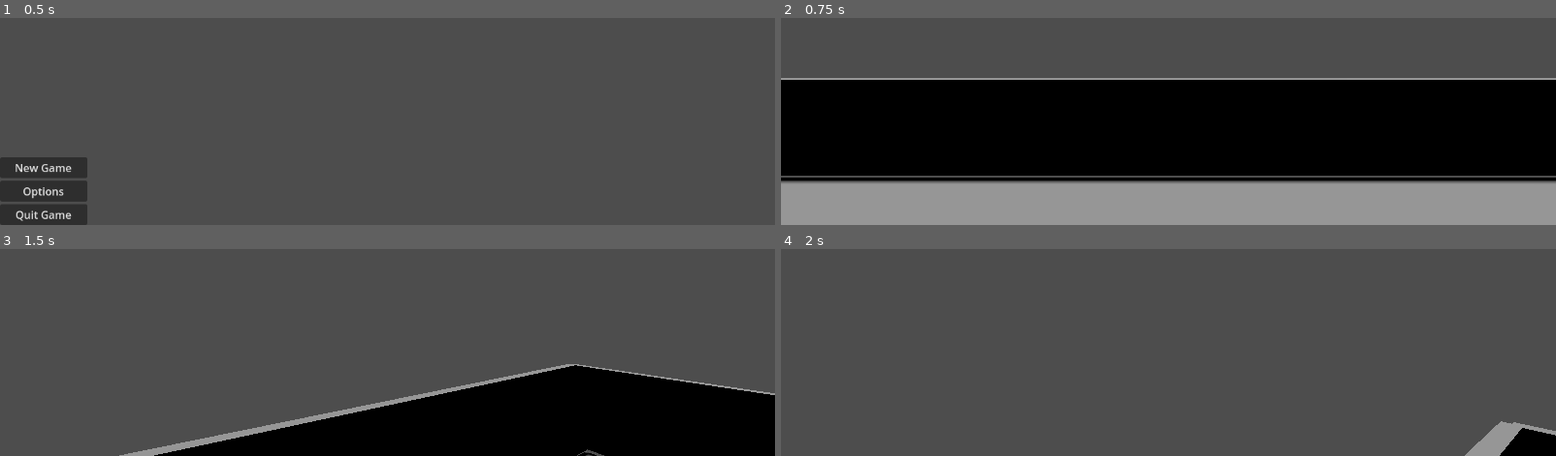
Above: before the commit, frames 1-4 (two rows, left to right).
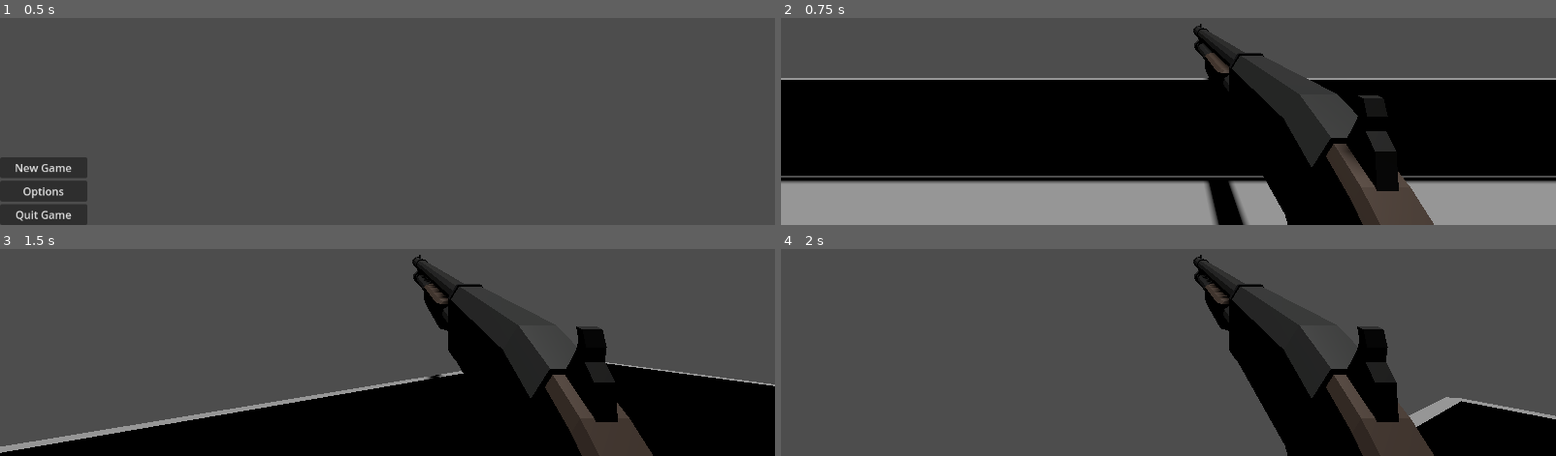
Above: after the commit, the same moments.

Repository: karlsminton/cleanup
Game: Godot game, scene res://Scenes/MainMenu.tscn
The game is run twice, just before and just after one commit, with the same random seed, the same clock (stepped at 60 frames per second) and the same inputs.
Inputs (mouse positions are in pixels of both pictures, inside the frame that each line leads up to):
- Up to frame 1 (0.5 s): no input
- Up to frame 2 (0.75 s): click "New Game" at 0.5 s
- Up to frame 3 (1.5 s): tap Enter at 1.25 s; move the mouse to (outside the picture) at 1.27 s; hold W from 1.28 s (still down)
- Up to frame 4 (2 s): keep holding W; tap Space at 1.52 s

Frame 1 is identical in both runs. In frame 2, 10% of the frame differs, in the area x 53-85%, y 2-100%; in frame 3, 17%, in the area x 0-100%, y 2-100%; in frame 4, 16%.

Commit message:
before move

Diff:
--- a/Scenes/player.tscn
+++ b/Scenes/player.tscn
@@ -1,9 +1,12 @@
-[gd_scene load_steps=4 format=3 uid="uid://dnr5de2w728nf"]
+[gd_scene load_steps=6 format=3 uid="uid://dnr5de2w728nf"]
 
 [ext_resource type="Script" uid="uid://b5k8guf6j34jc" path="res://Scripts/player.gd" id="1_cvnsp"]
 [ext_resource type="PackedScene" uid="uid://ce02302wpdjd7" path="res://assets/AnimatedBaseCharacter.glb" id="1_v0iea"]
+[ext_resource type="PackedScene" uid="uid://cngoyvqvroe3f" path="res://assets/Shotgun.glb" id="3_6t5aa"]
 
 [sub_resource type="CapsuleShape3D" id="CapsuleShape3D_cvnsp"]
+
+[sub_resource type="ArrayMesh" id="ArrayMesh_6t5aa"]
 
 [node name="Player" type="CharacterBody3D"]
 script = ExtResource("1_cvnsp")
@@ -17,5 +20,17 @@
 [node name="Character Model" parent="Node3D" instance=ExtResource("1_v0iea")]
 visible = false
 
-[node name="View" type="Camera3D" parent="."]
+[node name="View" type="Node3D" parent="."]
+
+[node name="Camera" type="Camera3D" parent="View"]
 transform = Transform3D(1, 0, 0, 0, 1, 0, 0, 0, 1, 0, 1.6, 0)
+
+[node name="WeaponRig" type="Node3D" parent="View"]
+
+[node name="MeshInstance3D" type="MeshInstance3D" parent="View/WeaponRig"]
+transform = Transform3D(1, 0, 0, 0, 1, 0, 0, 0, 1, 0.5, 1, -0.5)
+cast_shadow = 0
+mesh = SubResource("ArrayMesh_6t5aa")
+
+[node name="Gun" parent="View/WeaponRig/MeshInstance3D" instance=ExtResource("3_6t5aa")]
+transform = Transform3D(-4.37114e-08, 0, 1, 0, 1, 0, -1, 0, -4.37114e-08, 0, 0, 0)
Binary file added: assets/Shotgun.glb
Not shown, added: assets/Shotgun.glb.import
